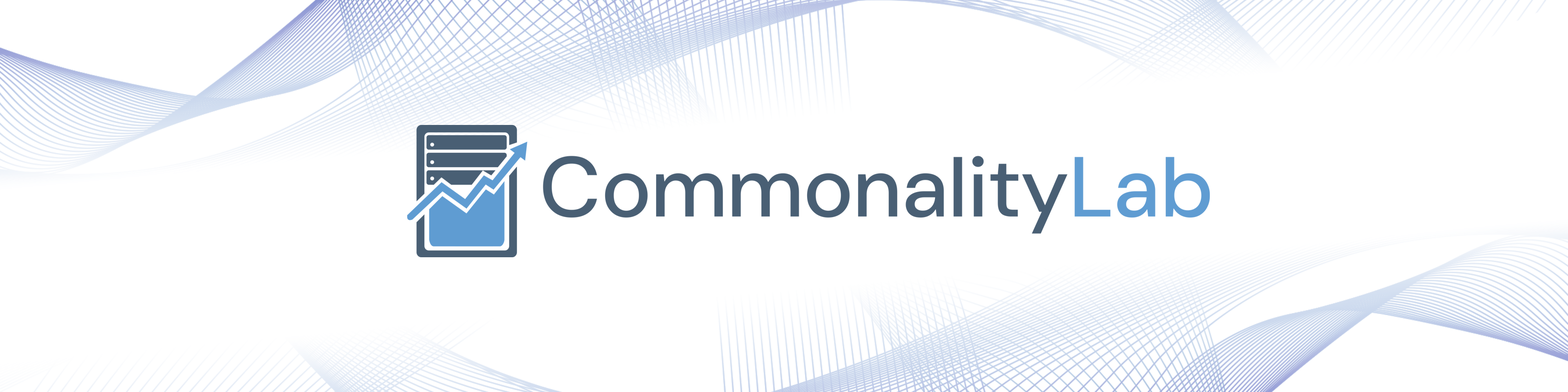
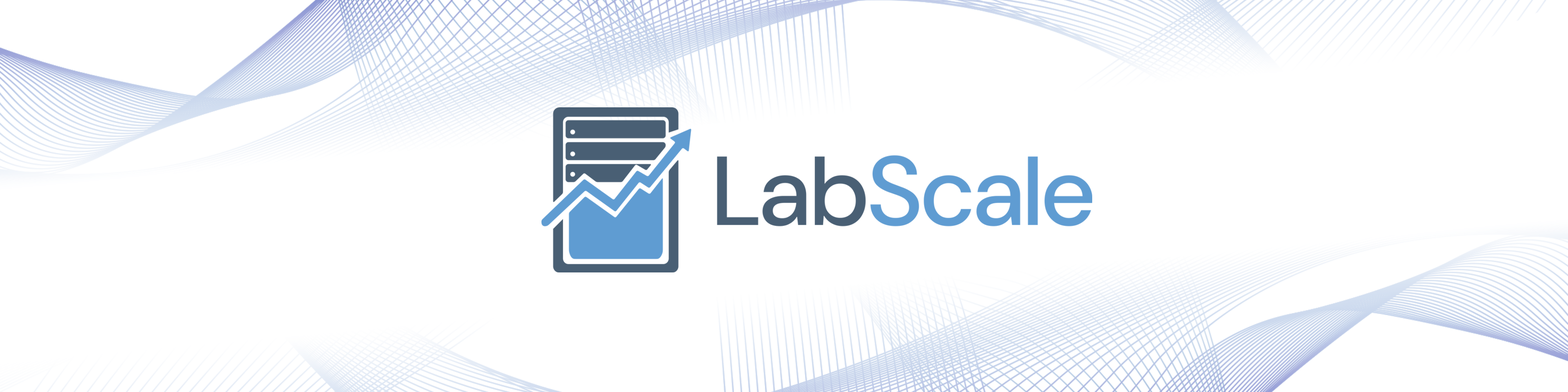
Comparing the layer stacks of the two 1568 x 392 images. Changes:
added layer "Background" (1st of 2) above "lockup-01.png" over [541, 107, 1129, 273]
hid "lockup-01.png", painted on it over [627, 125, 1210, 273]
painted on "Paint Layer 1 (pasted)" (1st of 3) over [541, 107, 1210, 273]
painted on "Paint Layer 1 (pasted)" (2nd of 3) over [784, 154, 1210, 234]
painted on "Copy of Paint Layer 1 (pasted)" over [564, 107, 1210, 273]